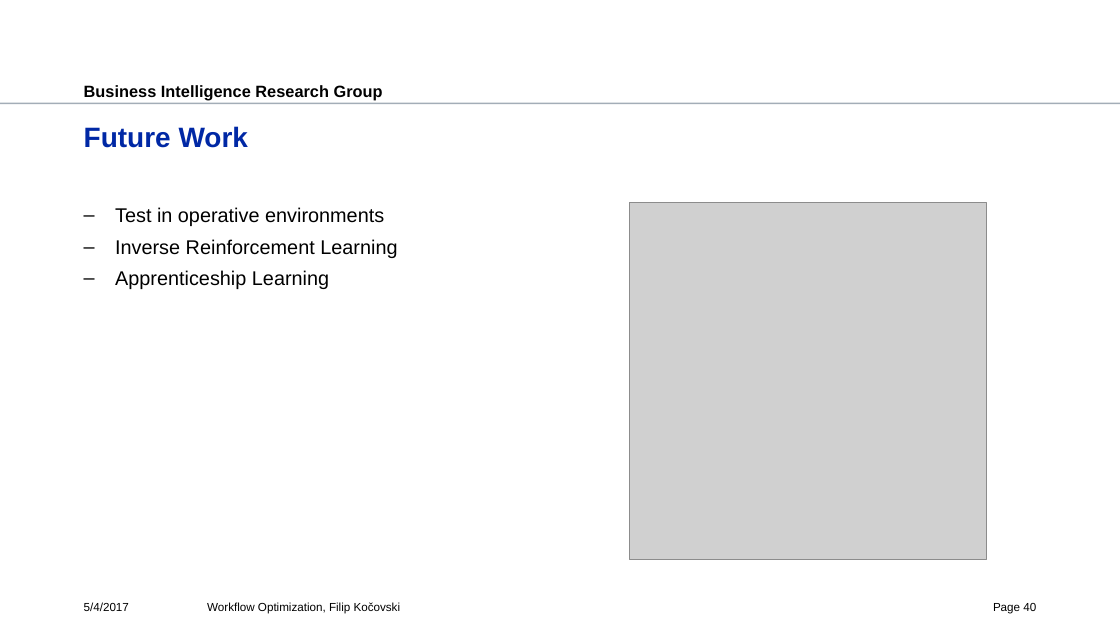
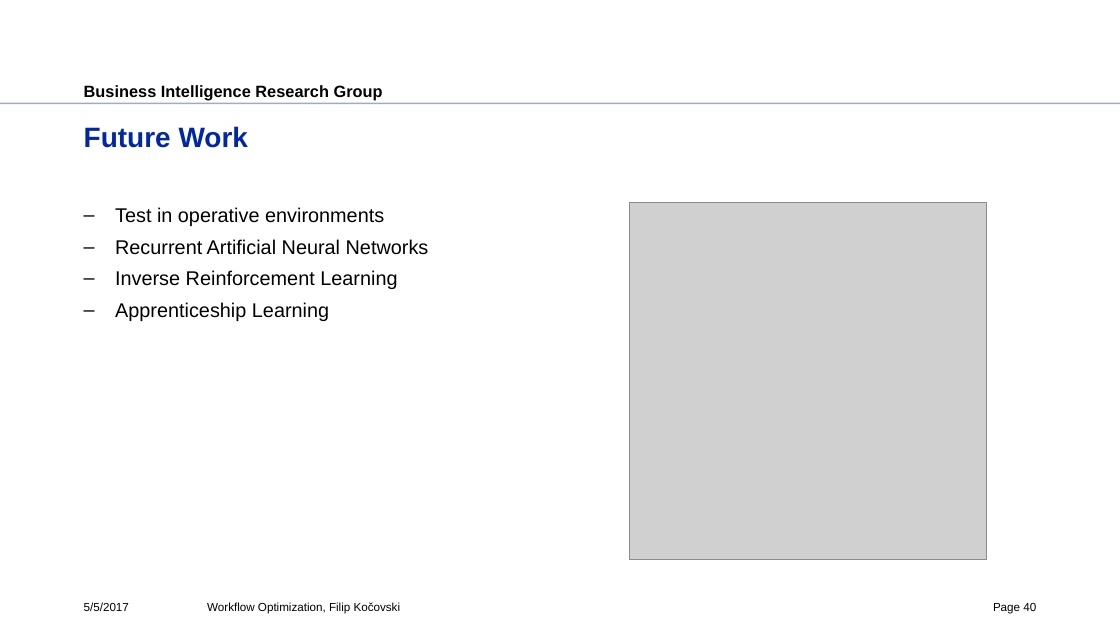
Before and after one commit to fkocovski/mt_presentation, a slide deck: slide 40 of Workflow Optimization.pptx. Drawn at 1120x630 pixels with LibreOffice and Linux fonts; fonts in the diff are those of the drawing; grey boxes stand for pictures; background and template pictures are left out. Boxes give left, top, right and bottom in pixels: in the first picture for what was removed or moved away, otherwise in the second. Text is boxed around its words. In the diff, an @@ line names an element or a change of style, - is before the commit and + after.

```diff
--- a/Workflow Optimization.pptx
+++ b/Workflow Optimization.pptx
@@ text at (x1=115, y1=239, x2=429, y2=255): paragraph added @@
+– Recurrent Artificial Neural Networks
@@ text at (x1=84, y1=602, x2=129, y2=611): text changed @@
-5/4/2017
+5/5/2017
```
Also in this commit, not shown: 41 other slides changed.
